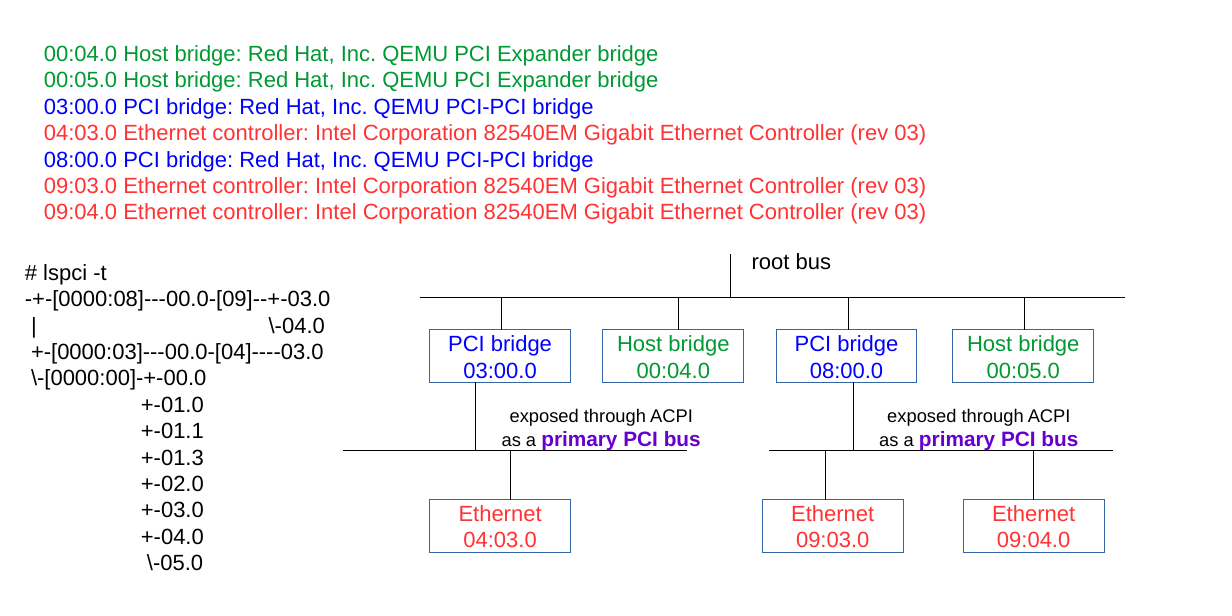
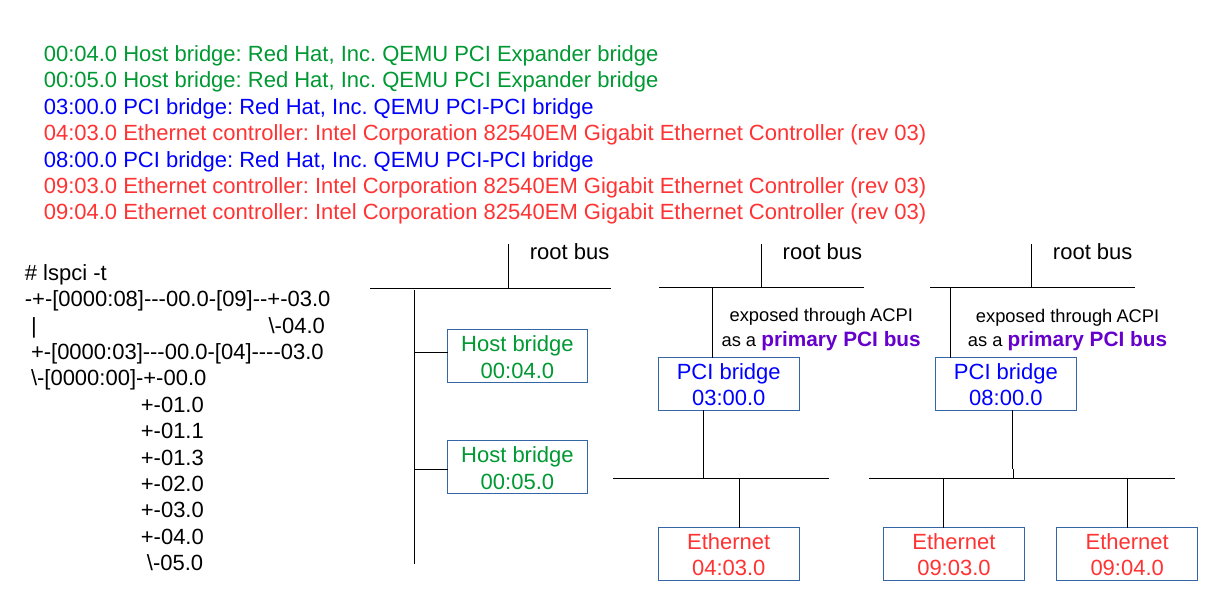
Before and after one commit to finallyjustice/qemu-tutorial, a slide deck: slide 1 of figures/pci-primary.odp. Drawn at 1232x616 pixels with LibreOffice and Linux fonts; fonts in the diff are those of the drawing. Boxes give left, top, right and bottom in pixels: in the first picture for what was removed or moved away, otherwise in the second. Text is boxed around its words. In the diff, an @@ line names an element or a change of style, - is before the commit and + after.

```diff
--- a/figures/pci-primary.odp
+++ b/figures/pci-primary.odp
@@ text "root bus": place and size @@
-text "root bus" at (752, 253, 831, 270)
+text "root bus" at (783, 243, 862, 260)
@@ line moved from (730, 254) - (730, 297) to (509, 244) - (509, 287) @@
@@ text added at (530, 243, 609, 260), 18 pt, text #000000 @@
+root bus
@@ line moved from (825, 451) - (825, 500) to (761, 244) - (761, 287) @@
@@ line added from (1032, 244) to (1032, 287), #000000 0 pt @@
@@ text added at (1053, 243, 1132, 260), 18 pt, text #000000 @@
+root bus
@@ line moved from (421, 297) - (1125, 297) to (370, 289) - (611, 289) @@
@@ line moved from (475, 383) - (475, 451) to (414, 290) - (414, 563) @@
@@ line added from (660, 287) to (864, 287), #000000 0 pt @@
@@ text "exposed through ACPI": place and size @@
-text "exposed through ACPI" at (502, 408, 701, 451)
+text "exposed through ACPI" at (722, 307, 921, 350)
@@ line moved from (678, 297) - (678, 330) to (713, 287) - (713, 357) @@
@@ line added from (930, 287) to (1134, 287), #000000 0 pt @@
@@ line added from (950, 287) to (950, 357), #000000 0 pt @@
@@ text "exposed through ACPI": place and size @@
-text "exposed through ACPI" at (879, 408, 1078, 451)
+text "exposed through ACPI" at (968, 308, 1167, 351)
@@ line added from (414, 352) to (447, 352), #000000 0 pt @@
@@ rectangle "Host bridge": place and size @@
-rectangle "Host bridge" at (603, 330, 744, 383)
+rectangle "Host bridge" at (447, 330, 588, 383)
@@ rectangle "PCI bridge": place and size @@
-rectangle "PCI bridge" at (429, 330, 570, 383)
+rectangle "PCI bridge" at (658, 357, 799, 410)
@@ rectangle "PCI bridge": place and size @@
-rectangle "PCI bridge" at (776, 330, 917, 383)
+rectangle "PCI bridge" at (935, 357, 1076, 410)
@@ line moved from (848, 297) - (848, 330) to (704, 410) - (704, 478) @@
@@ line moved from (1024, 297) - (1024, 330) to (1013, 410) - (1013, 478) @@
@@ rectangle "Host bridge": place and size @@
-rectangle "Host bridge" at (953, 330, 1094, 383)
+rectangle "Host bridge" at (447, 441, 588, 494)
@@ line moved from (343, 451) - (686, 451) to (414, 470) - (447, 470) @@
@@ line moved from (502, 297) - (502, 330) to (613, 478) - (828, 478) @@
@@ line moved from (854, 383) - (854, 451) to (739, 478) - (739, 527) @@
@@ line moved from (769, 451) - (1112, 451) to (869, 478) - (1175, 478) @@
@@ line moved from (1033, 451) - (1033, 500) to (943, 478) - (943, 527) @@
@@ line moved from (510, 451) - (510, 500) to (1127, 478) - (1127, 527) @@
@@ rectangle "Ethernet": place and size @@
-rectangle "Ethernet" at (429, 500, 570, 553)
+rectangle "Ethernet" at (658, 527, 799, 580)
@@ rectangle "Ethernet": place and size @@
-rectangle "Ethernet" at (762, 500, 903, 553)
+rectangle "Ethernet" at (884, 527, 1024, 580)
@@ rectangle "Ethernet": place and size @@
-rectangle "Ethernet" at (964, 500, 1104, 553)
+rectangle "Ethernet" at (1057, 527, 1198, 580)
```
Also in this commit, not shown: 3 other files.
